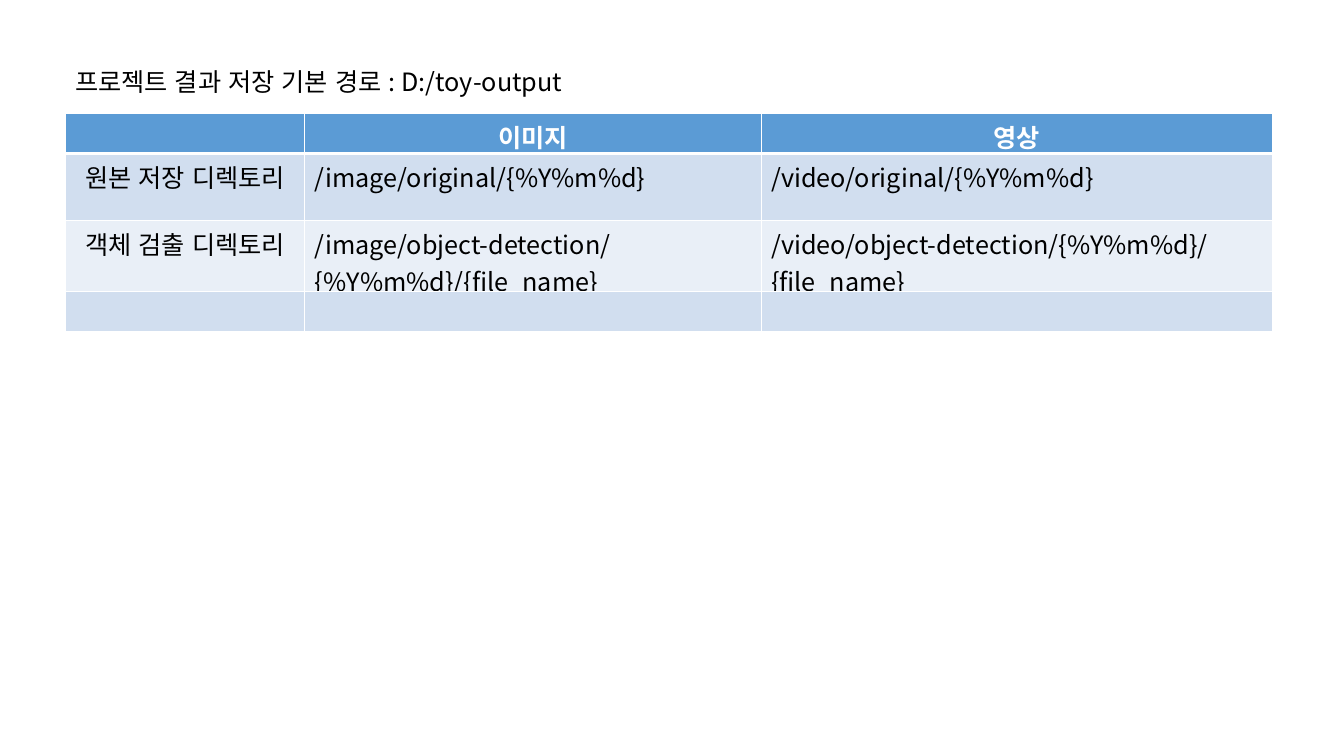
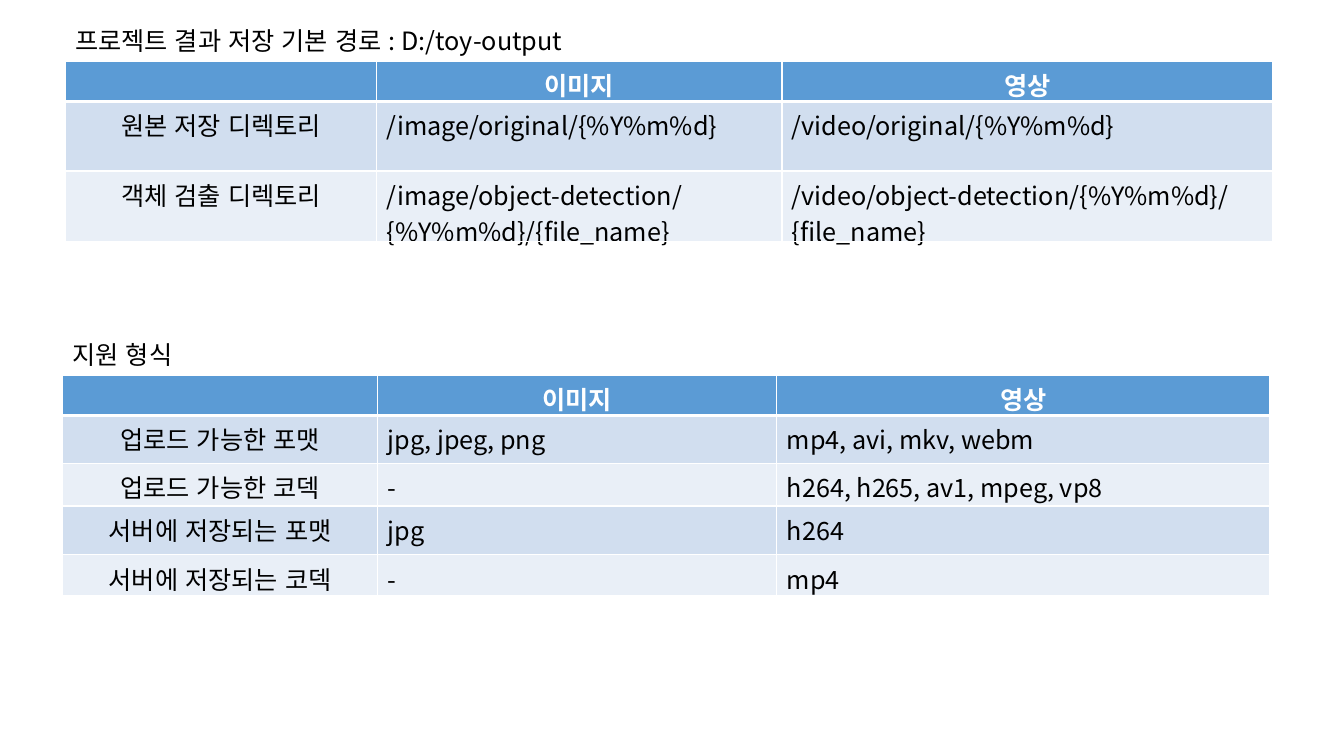
Before and after one commit to sweetleejoohyun/toy_backend, a slide deck: slide 1 of docs/순서도.pptx. Drawn at 1344x756 pixels with LibreOffice and Linux fonts; fonts in the diff are those of the drawing. Boxes give left, top, right and bottom in pixels: in the first picture for what was removed or moved away, otherwise in the second. Text is boxed around its words. In the diff, an @@ line names an element or a change of style, - is before the commit and + after.

Commit message:
API 명세서 - 비디오 업로드 추가 순서도 - 비디오 업로드 수정

```diff
--- a/docs/순서도.pptx
+++ b/docs/순서도.pptx
@@ text "프로젝트 결과 저장 기본 경로 ..." moved from (x1=75, y1=70, x2=562, y2=97) to (x1=75, y1=29, x2=562, y2=56) @@
@@ table at (x1=66, y1=62, x2=1273, y2=250) @@
-row 4:  |  | 
@@ table resized from (x1=66, y1=113, x2=1274, y2=332) to (x1=66, y1=62, x2=1273, y2=250) @@
@@ text added at (x1=72, y1=343, x2=172, y2=366), 18 pt, text #000000 @@
+지원 형식
@@ table added at (x1=63, y1=375, x2=1270, y2=599), 5 rows, 3 columns @@
+ | 이미지 | 영상
+업로드 가능한 포맷 | jpg, jpeg, png | mp4, avi, mkv, webm
+업로드 가능한 코덱 | - | h264, h265, av1, mpeg, vp8
+서버에 저장되는 포맷 | jpg | h264
+서버에 저장되는 코덱 | - | mp4
```
Also in this commit, not shown: 1 other slide changed, 1 other file.
